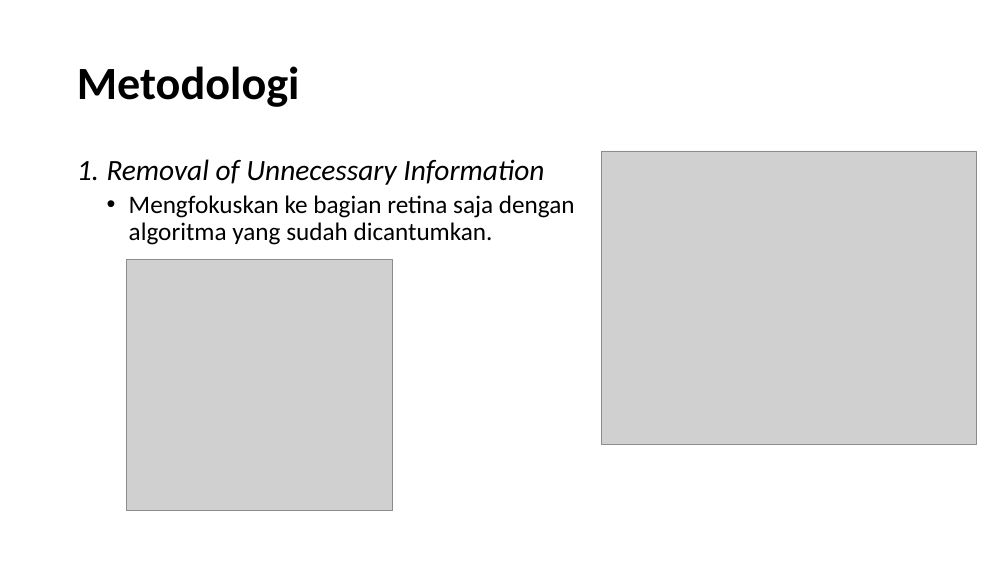
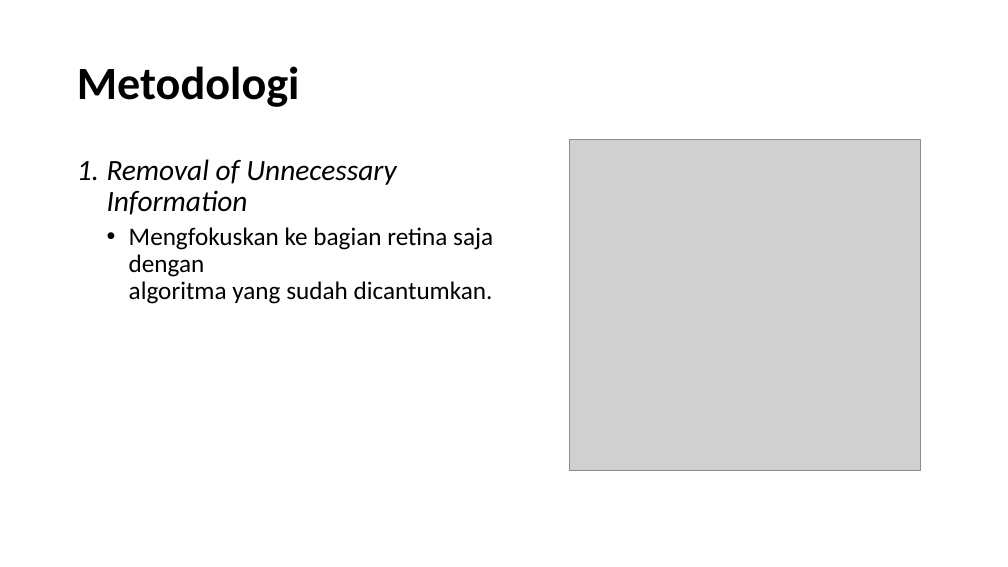
Before and after one commit to ruman1609/final_project_kecerdasan_komputasi, a slide deck: slide 8 of Report/FPv1.pptx. Drawn at 1008x567 pixels with LibreOffice and Linux fonts; fonts in the diff are those of the drawing; grey boxes stand for pictures; background and template pictures are left out. Boxes give left, top, right and bottom in pixels: in the first picture for what was removed or moved away, otherwise in the second. Text is boxed around its words. In the diff, an @@ line names an element or a change of style, - is before the commit and + after.

```diff
--- a/Report/FPv1.pptx
+++ b/Report/FPv1.pptx
@@ picture: place and size @@
-picture at (126, 260, 392, 511)
+picture at (569, 140, 921, 471)
@@ text "Removal of Unnecessary Information" rewrapped from (107, 159, 575, 245) to (107, 159, 493, 304) @@
@@ picture removed at (602, 151, 977, 445) @@
```
Also in this commit, not shown: 6 other slides changed, 1 other file.
